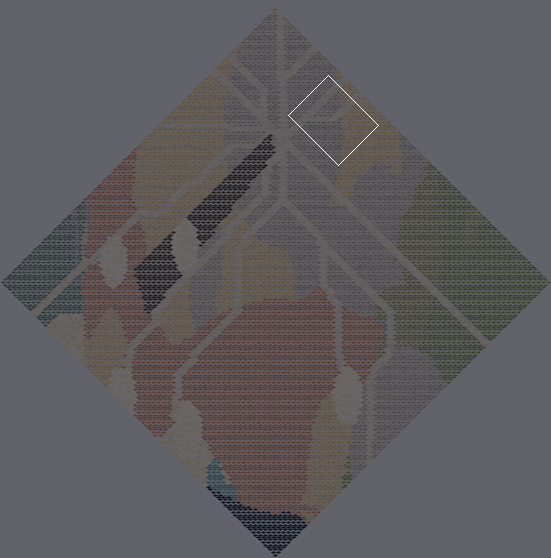
Level history. Tiled map: assets/maps/planet.tmx. Above, an overview of the earlier version with the close-up marked.
Close-up. Old version:
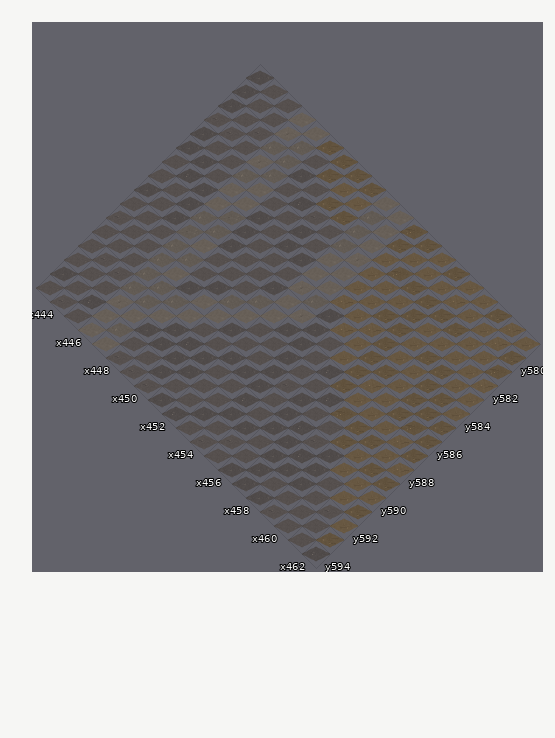
Cells are 64x64 px. Isometric: x runs down to the right, y down to the left. Shown: x 443..462, y 579..594. The commit also changed other parts of the map, which this record leaves out. Tiles whose own drawing changed are shown in their newer look in all pictures.
And afterwards:
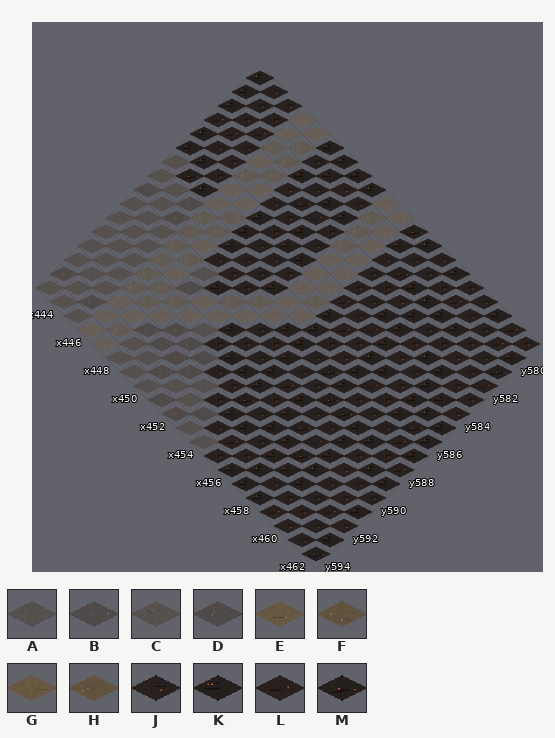
Key: from "planet_tiles": A 0, B 1, C 2, D 3, E 72, F 73, G 74, H 75, J 112, K 113, L 114, M 115.
_ is an empty cell.
The edit:
Layer "Ground":
The edit turns tile A into tile J in row 579 at x 444 to 445; in row 580 at x 444 to 445 and 448; in row 581 at x 444 and 449; in row 582 at x 445, 448 and 451; in row 583 at x 444 to 445, 448 to 449 and 451; in row 584 at x 445 and 449.
The edit turns tile A into tile J in row 585 at x 449 to 451; in row 586 at x 449 to 450 and 455; in row 587 at x 448 to 450 and 455; in row 588 at x 452 to 453 and 455 to 456; in row 589 at x 452 to 453 and 457 to 458; in row 590 at x 451 and 455.
The edit turns tile A into tile J in row 591 at x 452 to 453, 455 and 460; in row 592 at x 453, 456 and 460; in row 593 at x 454, 456 and 458 to 461; in row 594 at x 455 and 460 to 461.
The edit turns tile E into tile J in row 579 at x 456, 458 to 459 and 462; in row 580 at x 450 to 451, 455 to 457 and 459 to 460; in row 581 at x 454 and 460 to 461; in row 582 at x 454 to 456 and 458 to 461; in row 583 at x 454 to 455, 458 and 461 to 462; in row 584 at x 455, 458 to 459 and 462.
The edit turns tile E into tile J in rows 585 to 586 at x 456 and 459; in row 587 at x 458 to 460; in row 588 at x 461; in row 589 at x 460; in row 590 at x 460 to 462; in row 591 at x 461.
The edit turns tile E into tile J in row 592 at x 462.
The edit turns tile B into tile K in rows 579 to 580 at x 443; in row 581 at x 443 and 448; in row 583 at x 443 and 450; in row 584 at x 443 to 444, 448 and 450 to 451; in row 585 at x 445, 448 and 454; in row 586 at x 448, 451 and 454.
The edit turns tile B into tile K in row 587 at x 453 to 454; in row 588 at x 449 and 454; in row 589 at x 451, 454 and 456; in row 590 at x 452 to 454, 456 and 459; in row 591 at x 456 to 457 and 459; in row 592 at x 454 to 455 and 457 to 459.
The edit turns tile B into tile K in row 593 at x 457; in row 594 at x 456 to 458.
The edit turns tile F into tile K in row 579 at x 448 to 451, 455, 457 and 460; in row 580 at x 449, 454 and 462; in row 581 at x 450 to 451 and 456 to 459; in row 582 at x 457; in row 583 at x 456 to 457 and 459 to 460; in row 584 at x 457 and 460 to 461.
The edit turns tile F into tile K in row 585 at x 457 to 458 and 460 to 462; in row 586 at x 457, 460 and 462; in row 587 at x 457 and 462; in row 588 at x 459 to 460; in row 589 at x 459 and 461 to 462; in row 591 at x 462.
The edit turns tile F into tile K in row 593 at x 462.
The edit turns tile C into tile L in row 581 at x 445; in row 582 at x 443 to 444 and 450; in row 589 at x 455; in row 590 at x 458; in row 592 at x 461; in row 593 at x 455.
The edit turns tile C into tile L in row 594 at x 459.
The edit turns tile G into tile L in row 579 at x 461; in row 580 at x 458 and 461; in row 582 at x 462; in row 584 at x 454 and 456; in row 585 at x 455; in row 586 at x 458.
The edit turns tile G into tile L in row 587 at x 461; in row 588 at x 462.
The edit turns tile D into tile M in row 582 at x 449; in row 585 at x 444; in row 587 at x 456; in row 588 at x 457; in row 590 at x 457; in row 591 at x 454 and 458.
The edit turns tile D into tile M in row 594 at x 462.
The edit turns tile H into tile M in row 579 at x 454; in row 581 at x 455 and 462; in row 586 at x 461; in row 588 at x 458.
Boxes around the changes in both close-ups, in picture pixels (x1, y1, x2, y2):
changed: (176, 70, 540, 562)
